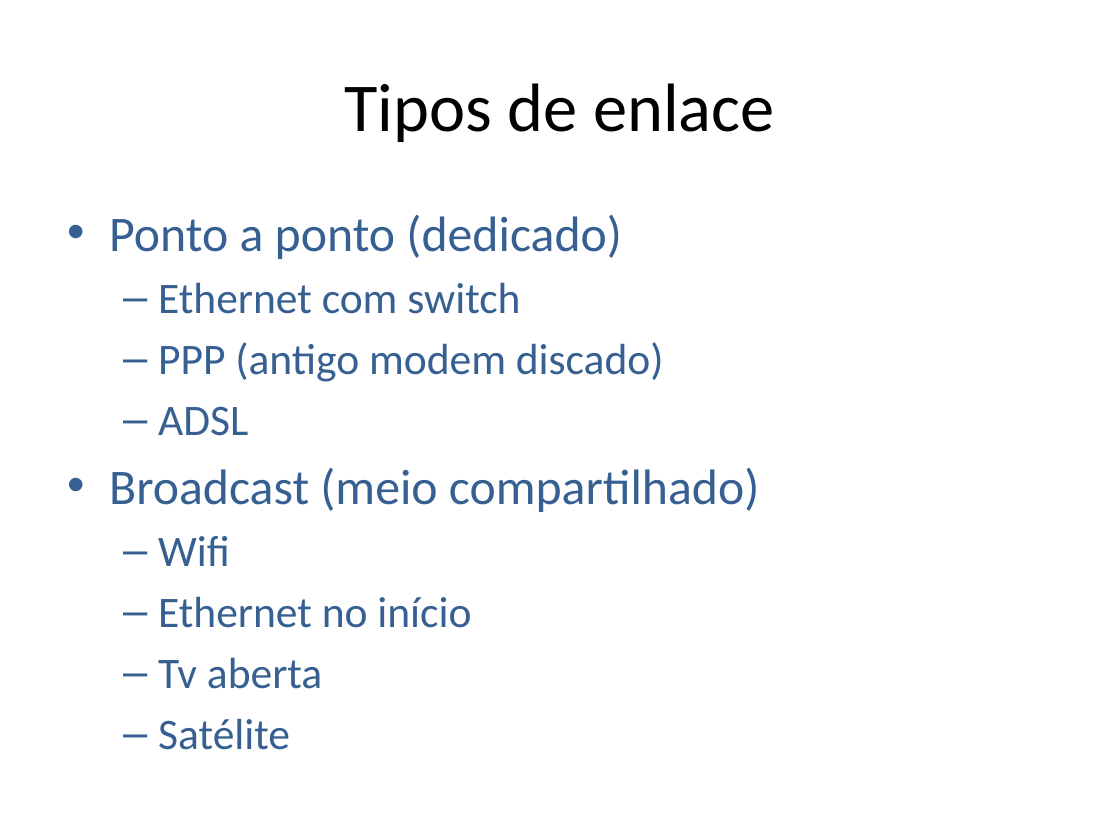
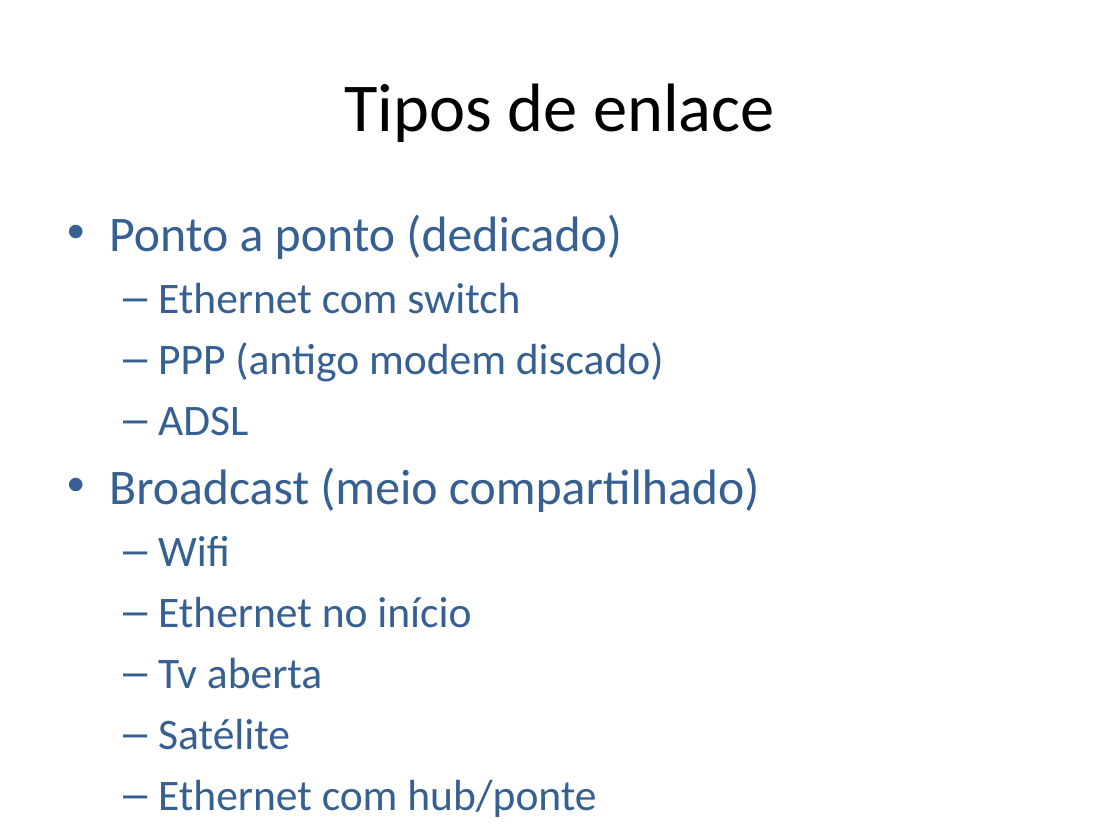
Before and after one commit to niviaquental/niviaquental.github.io, a slide deck: slide 7 of Presentations/Aula11-Enlace-Cabeado/11-Enlace-Cabeado.pptx. Drawn at 1120x840 pixels with LibreOffice and Linux fonts; fonts in the diff are those of the drawing; background and template pictures are left out. Boxes give left, top, right and bottom in pixels: in the first picture for what was removed or moved away, otherwise in the second. Text is boxed around its words. In the diff, an @@ line names an element or a change of style, - is before the commit and + after.

```diff
--- a/Presentations/Aula11-Enlace-Cabeado/11-Enlace-Cabeado.pptx
+++ b/Presentations/Aula11-Enlace-Cabeado/11-Enlace-Cabeado.pptx
@@ text at (158,779,596,817): paragraph added @@
+  – Ethernet com hub/ponte
```
Also in this commit, not shown: 2 other slides changed.
